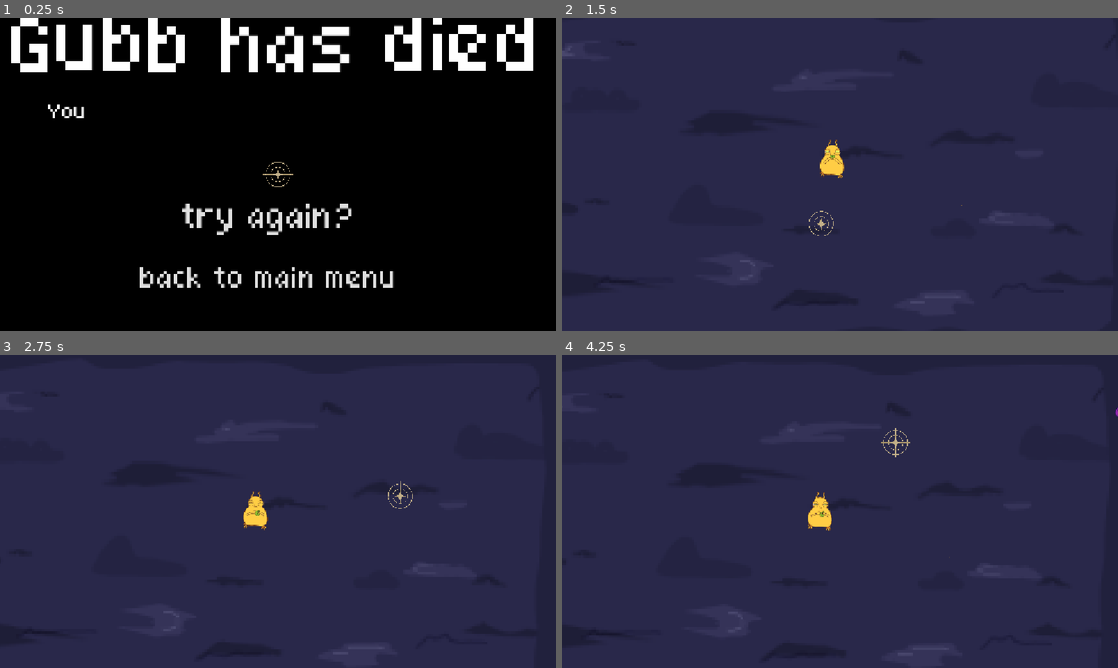
Above: before the commit, frames 1-4 (two rows, left to right).
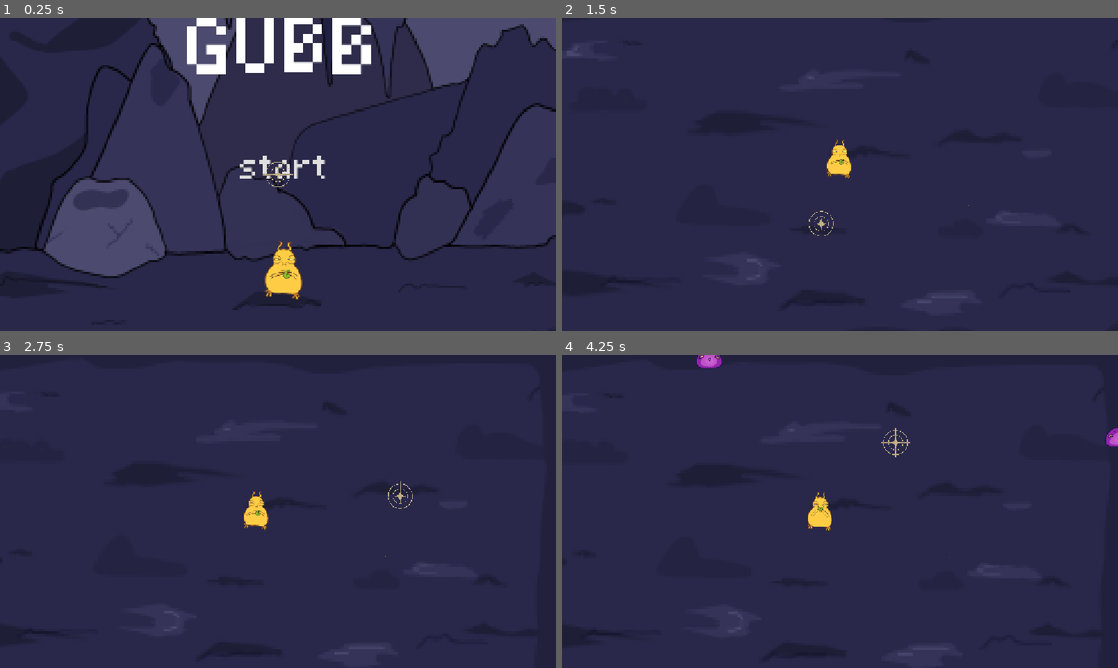
Above: after the commit, the same moments.

Repository: KittyNinjakato/Teenager-Game-Jam
Game: Godot game, scene res://scenes/start menu.tscn
Same seed, same stepped clock (60 frames per second), same inputs: the game is played once before the commit and once after it. Before the commit the project starts from res://scenes/death.tscn.
Inputs (mouse positions are in pixels of both pictures, inside the frame that each line leads up to):
- Up to frame 1 (0.25 s): no input
- Up to frame 2 (1.5 s): click (845, 171) at 0.5 s, where only the run after the commit has a clickable "start"; click (823, 224) at 1.25 s, where only the run before the commit has a clickable "try again?"
- Up to frame 3 (2.75 s): move the mouse to (400, 495) at 2.02 s; click (400, 495) at 2.1 s
- Up to frame 4 (4.25 s): move the mouse to (728, 527) at 2.77 s; tap E (e_ability) at 2.85 s; move the mouse to (895, 442) at 3.52 s; tap F (f_ability) at 3.6 s

The runs differ from the first frame. In frame 1, 98% of the frame differs, in the area x 0-100%, y 0-100%; in frame 2, 0.4%; in frame 3, 0.1%; in frame 4, 0.3%.

Commit message:
death
tsts

Diff:
--- a/just-a-lil-guy/project.godot
+++ b/just-a-lil-guy/project.godot
@@ -11,7 +11,7 @@
 [application]
 
 config/name="Just a lil guy"
-run/main_scene="uid://bmgtmpb2kt3ga"
+run/main_scene="uid://cdpyedoi7ycs3"
 config/features=PackedStringArray("4.7", "Forward Plus")
 config/icon="res://icon.svg"
 
Not shown, added: just-a-lil-guy/build/indexhtml.apple-touch-icon.png.import
Not shown, added: just-a-lil-guy/build/indexhtml.icon.png.import
Not shown, added: just-a-lil-guy/build/indexhtml.png.import
Not shown, added: just-a-lil-guy/export_presets.cfg
Not shown, changed: .DS_Store
Not shown, changed: just-a-lil-guy/.DS_Store
Not shown, added: just-a-lil-guy/build/.DS_Store
Not shown, added: just-a-lil-guy/build/Archive.zip
Not shown, added: just-a-lil-guy/build/indexhtml.apple-touch-icon.png
Not shown, added: just-a-lil-guy/build/indexhtml.audio.position.worklet.js
Not shown, added: just-a-lil-guy/build/indexhtml.audio.worklet.js
Not shown, added: just-a-lil-guy/build/indexhtml.html
(and 5 more such lines)
